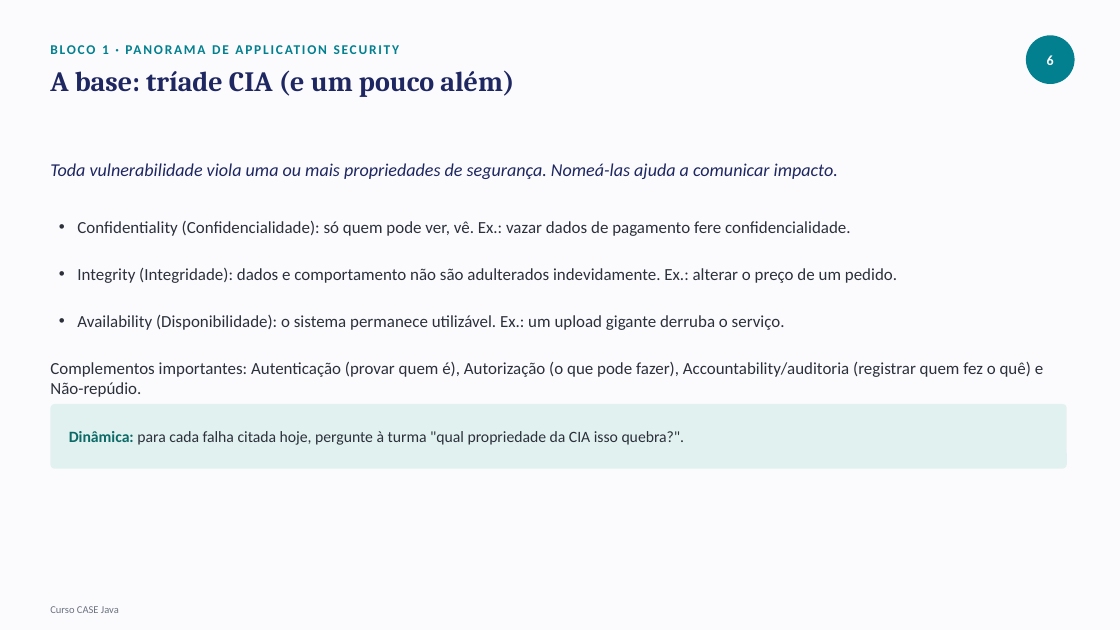
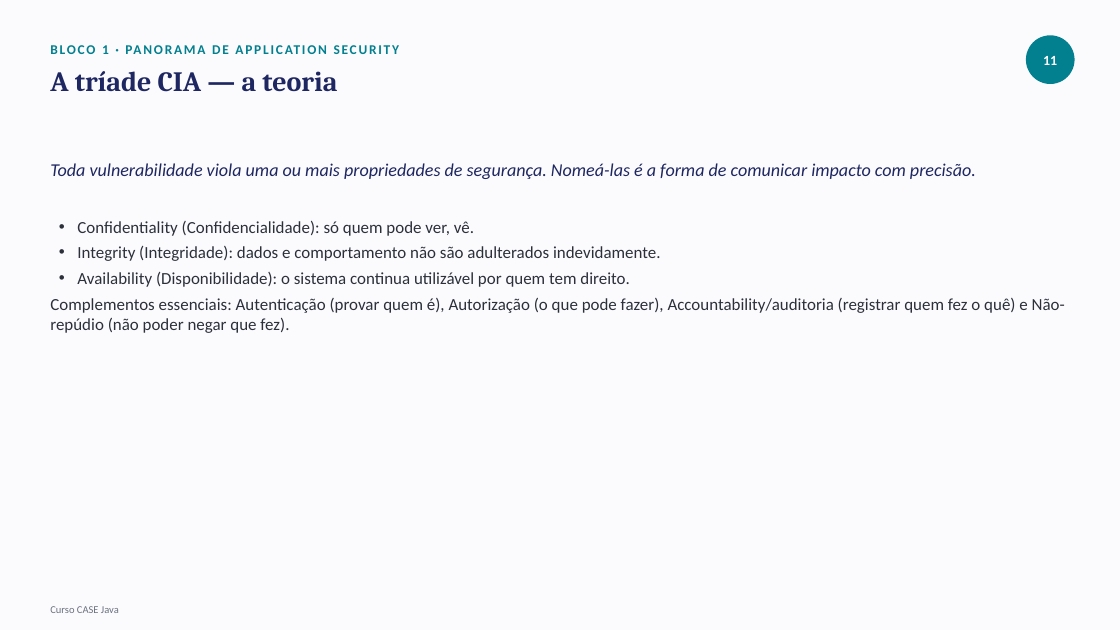
Before and after one commit to tiagocanatelliretechers/curso-case-java, a slide deck: slide 12 of materiais/aula-1/conteudo-aula-1.pptx (slide 7 before the commit). Drawn at 1120x630 pixels with LibreOffice and Linux fonts; fonts in the diff are those of the drawing. Boxes give left, top, right and bottom in pixels: in the first picture for what was removed or moved away, otherwise in the second. Text is boxed around its words. In the diff, an @@ line names an element or a change of style, - is before the commit and + after.

```diff
--- a/materiais/aula-1/conteudo-aula-1.pptx
+++ b/materiais/aula-1/conteudo-aula-1.pptx
@@ text at (x1=1043, y1=56, x2=1057, y2=65): text changed @@
-6
+11
@@ text at (x1=50, y1=71, x2=337, y2=92): text changed @@
-A base: tríade CIA (e um pouco além)
+A tríade CIA — a teoria
@@ text at (x1=50, y1=163, x2=976, y2=179): text changed @@
-Toda vulnerabilidade viola uma ou mais propriedades de segurança. Nomeá-las ajuda a comunicar impacto.
+Toda vulnerabilidade viola uma ou mais propriedades de segurança. Nomeá-las é a forma de comunicar impacto com precisão.
@@ text at (x1=77, y1=221, x2=474, y2=236): text changed @@
-• Confidentiality (Confidencialidade): só quem pode ver, vê. Ex.: vazar dados de pagamento fere confidencialidade.
+• Confidentiality (Confidencialidade): só quem pode ver, vê.
@@ text at (x1=77, y1=246, x2=660, y2=261): text changed @@
-• Integrity (Integridade): dados e comportamento não são adulterados indevidamente. Ex.: alterar o preço de um pedido.
+• Integrity (Integridade): dados e comportamento não são adulterados indevidamente.
@@ text at (x1=50, y1=298, x2=1065, y2=333): text changed @@
-Complementos importantes: Autenticação (provar quem é), Autorização (o que pode fazer), Accountability/auditoria (registrar quem fez o quê) e Não-repúdio.
+Complementos essenciais: Autenticação (provar quem é), Autorização (o que pode fazer), Accountability/auditoria (registrar quem fez o quê) e Não-repúdio (não poder negar que fez).
@@ text at (x1=77, y1=272, x2=629, y2=287): text changed @@
-• Availability (Disponibilidade): o sistema permanece utilizável. Ex.: um upload gigante derruba o serviço.
+• Availability (Disponibilidade): o sistema continua utilizável por quem tem direito.
@@ rounded rectangle removed at (x1=50, y1=404, x2=1067, y2=469) @@
@@ text removed at (x1=69, y1=431, x2=685, y2=445) @@
-Dinâmica: para cada falha citada hoje, pergunte à turma "qual propriedade da CIA isso quebra?".
```
Also in this commit, not shown: 31 other slides changed, 22 slides added, 5 slides removed, 1 other file.
